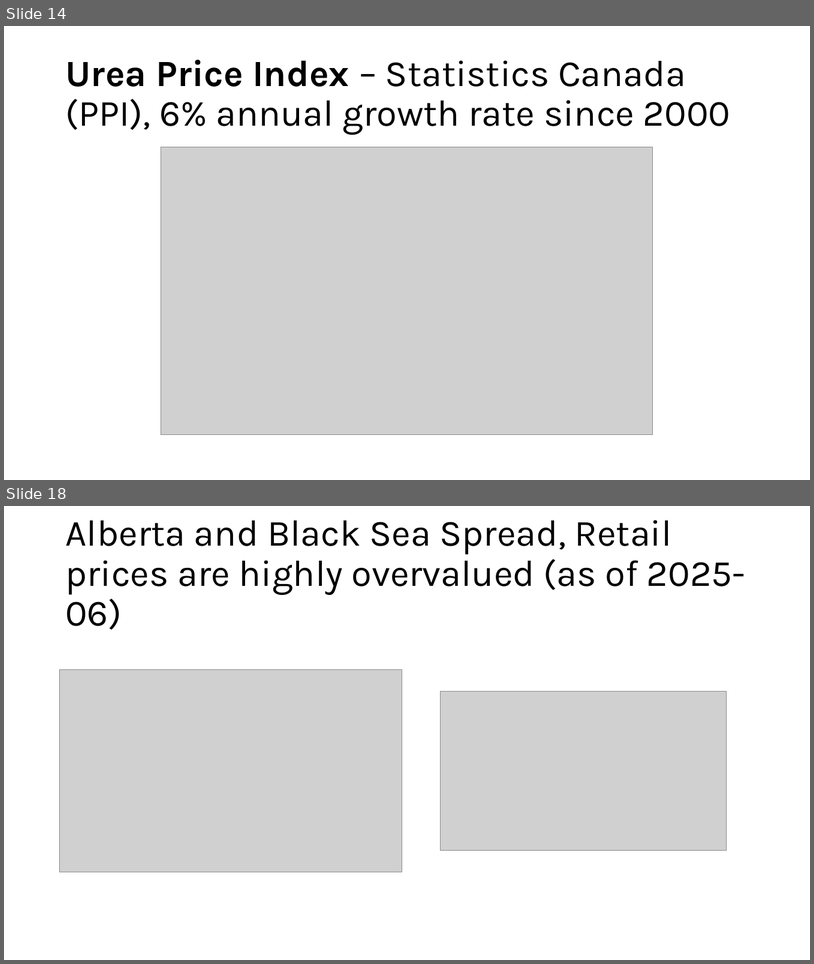
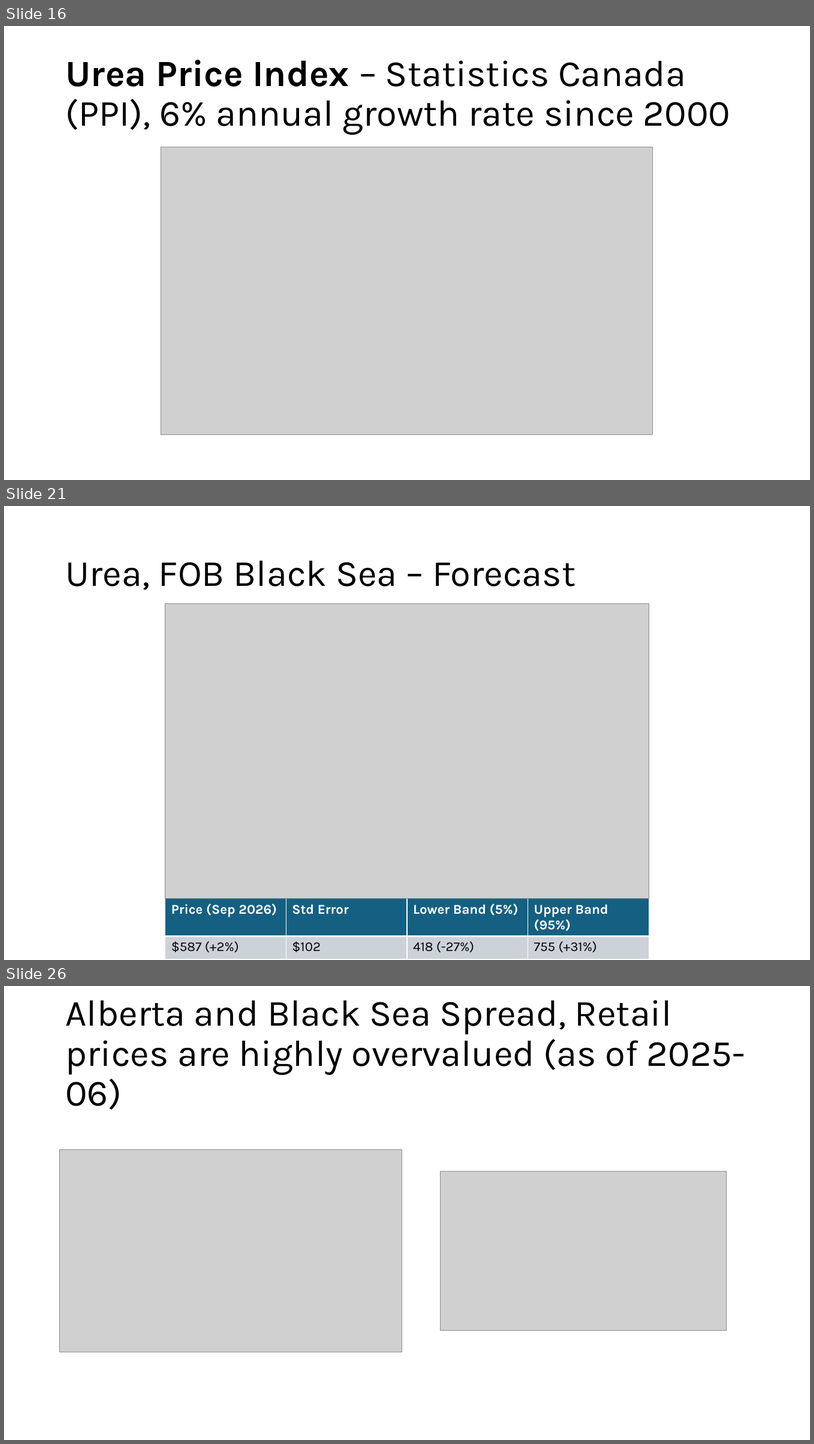
Before and after one commit to mahdi-ghafarian/time-series, a slide deck: borderland/2-urea/presentation/urea.pptx. Shown one above the other, each under a label of ours: slides 14 and 18 before the commit, slides 16, 21 and 26 after it; the slides between them are not shown. The pictures are 814x964 and 814x1444 pixels, drawn with LibreOffice and Linux fonts; fonts in the diff are those of the drawing; grey boxes stand for pictures. Boxes give left, top, right and bottom in pixels: in the first picture for what was removed or moved away, otherwise in the second. Text is boxed around its words. In the diff, an @@ line names an element or a change of style, - is before the commit and + after.

```diff
--- a/borderland/2-urea/presentation/urea.pptx
+++ b/borderland/2-urea/presentation/urea.pptx
@@ slide 21 added at (4,506,810,960), background #FFFFFF @@
@@ title added at (65,561,576,590), 44 pt, text #000000 @@
+Urea, FOB Black Sea – Forecast
@@ picture added at (165,604,650,898) @@
@@ table added at (165,898,650,959), 2 rows, 4 columns @@
+Price (Sep 2026) | Std Error | Lower Band (5%) | Upper Band (95%)
+$587 (+2%) | $102 | 418 (-27%) | 755 (+31%)
@@ what was slide 14 is now slide 16 @@
@@ what was slide 18 is now slide 26 @@
```
Also in this commit, not shown: 8 slides changed, 9 other slides added, 1 slide removed, 5 other files.
